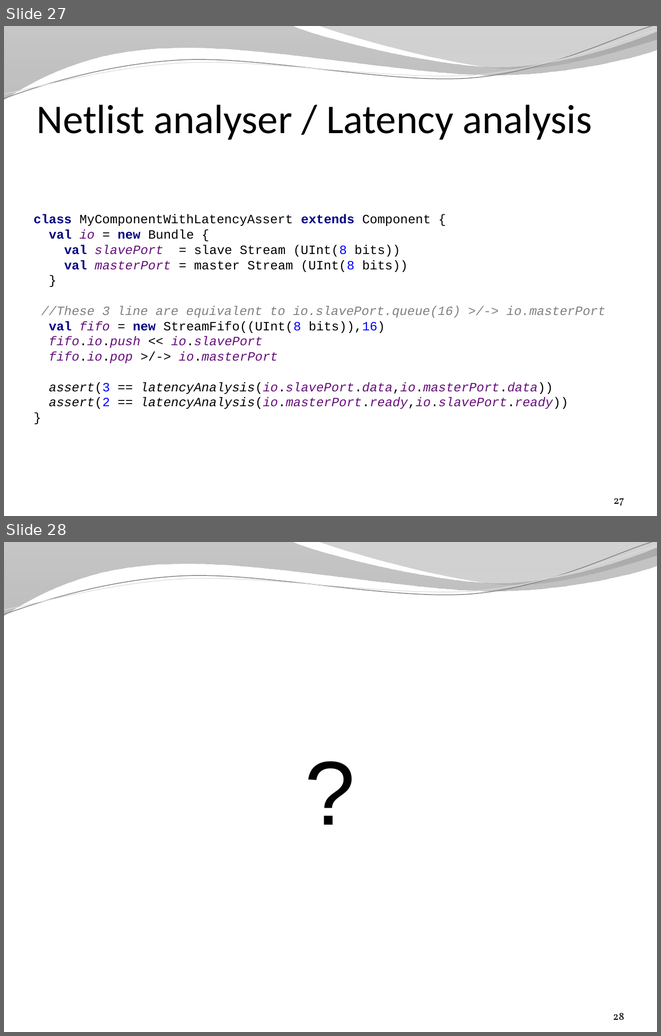
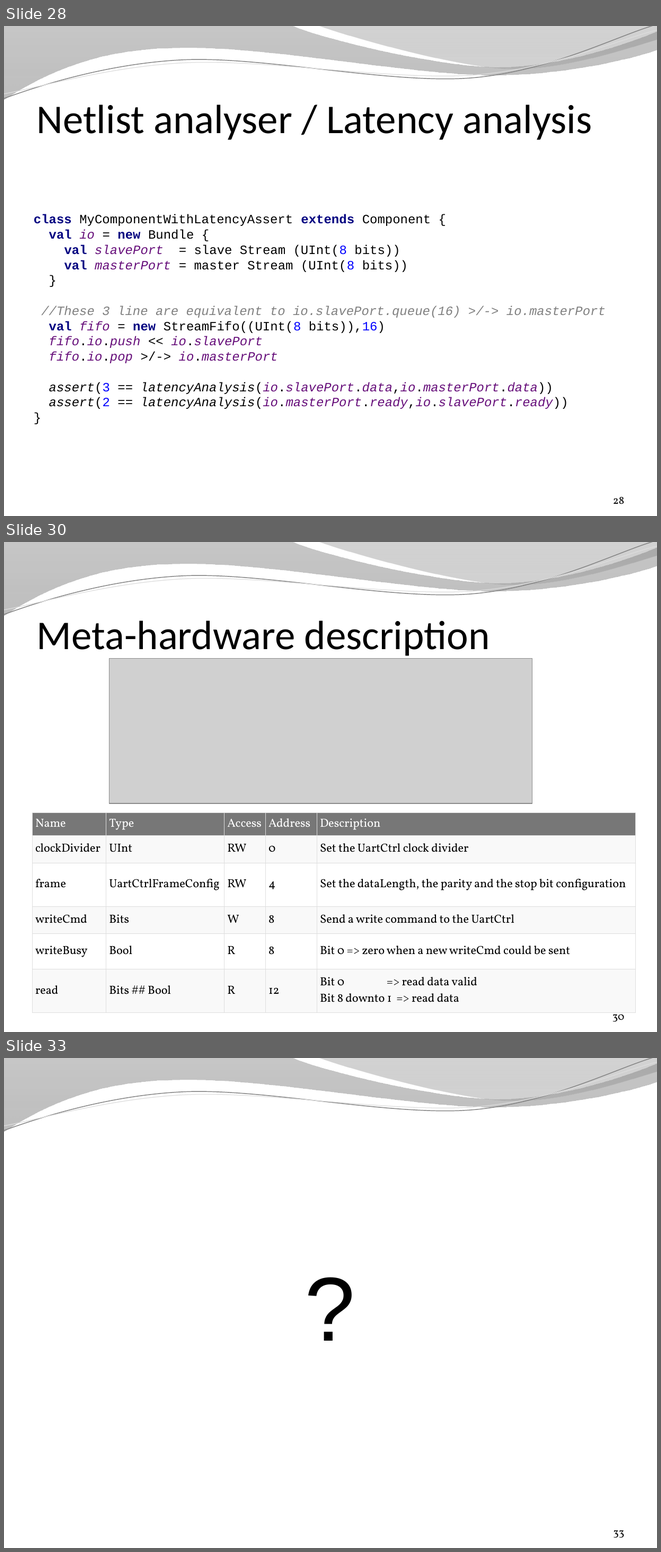
Before and after one commit to SpinalHDL/SpinalDoc, a slide deck: presentation/en/presentation3.pptx. Shown one above the other, each under a label of ours: slides 27 and 28 before the commit, slides 28, 30 and 33 after it; the slides between them are not shown. The pictures are 661x1036 and 661x1552 pixels, drawn with LibreOffice and Linux fonts; fonts in the diff are those of the drawing; grey boxes stand for pictures; background and template pictures are left out. Boxes give left, top, right and bottom in pixels: in the first picture for what was removed or moved away, otherwise in the second. Text is boxed around its words. In the diff, an @@ line names an element or a change of style, - is before the commit and + after.

```diff
--- a/presentation/en/presentation3.pptx
+++ b/presentation/en/presentation3.pptx
@@ slide 30 added at (4,542,657,1032), background picture (left out); not listed: 4 template elements that a slide beside it also shows @@
@@ title added at (37,620,490,659), 45 pt, text #000000 @@
+Meta-hardware description
@@ picture added at (109,658,532,803) @@
@@ table added at (32,812,635,1010), 6 rows, 5 columns @@
+Name | Type | Access | Address | Description
+clockDivider | UInt | RW | 0 | Set the UartCtrl clock divider
+frame | UartCtrlFrameConfig | RW | 4 | Set the dataLength, the parity and the stop bit configuration
+writeCmd | Bits | W | 8 | Send a write command to the UartCtrl
+writeBusy | Bool | R | 8 | Bit 0 => zero when a new writeCmd could be sent
+read | Bits ## Bool | R | 12 | Bit 0 => read data valid Bit 8 downto 1 => read data
@@ page number added at (612,1014,624,1022), 12 pt, text #000000 @@
+30
@@ what was slide 27 is now slide 28 @@
@@ page number at (613,497,624,504): text changed @@
-27
+28
@@ what was slide 28 is now slide 33 @@
@@ page number at (613,1530,624,1538): text changed @@
-28
+33
```
Also in this commit, not shown: 2 slides changed, 4 other slides added, 1 other file.
